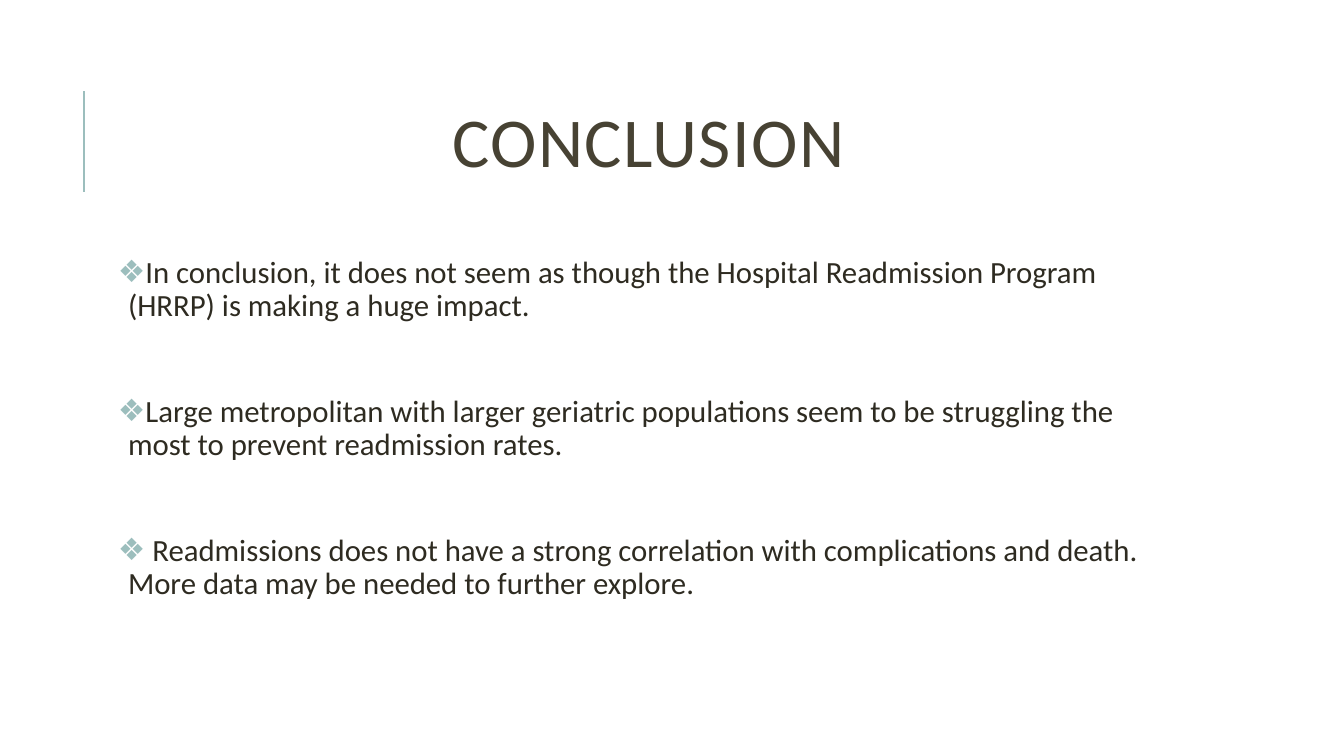
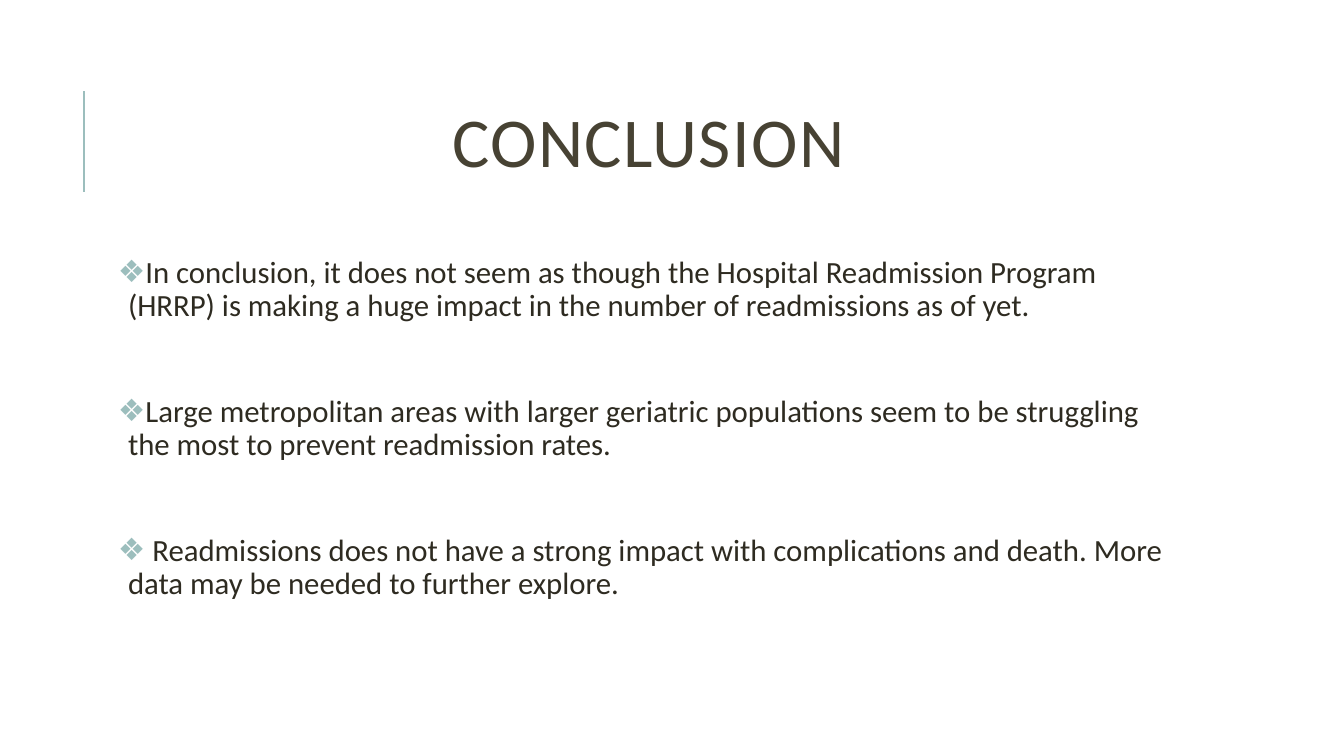
Before and after one commit to ckinzer05/healthcare-Readmission-nss-capstone-2019, a slide deck: slide 6 of Healthcare Medicare Quality Analysis.pptx (slide 9 before the commit). Drawn at 1344x756 pixels with LibreOffice and Linux fonts; fonts in the diff are those of the drawing. Boxes give left, top, right and bottom in pixels: in the first picture for what was removed or moved away, otherwise in the second. Text is boxed around its words. In the diff, an @@ line names an element or a change of style, - is before the commit and + after.

```diff
--- a/Healthcare Medicare Quality Analysis.pptx
+++ b/Healthcare Medicare Quality Analysis.pptx
@@ text at [128, 261, 1162, 599]: text changed @@
-❖ In conclusion, it does not seem as though the Hospital Readmission Program (HRRP) is making a huge impact.
-❖ Large metropolitan with larger geriatric populations seem to be struggling the most to prevent readmission rates.
-❖ Readmissions does not have a strong correlation with complications and death. More data may be needed to further explore.
+❖ In conclusion, it does not seem as though the Hospital Readmission Program (HRRP) is making a huge impact in the number of readmissions as of yet.
+❖ Large metropolitan areas with larger geriatric populations seem to be struggling the most to prevent readmission rates.
+❖ Readmissions does not have a strong impact with complications and death. More data may be needed to further explore.
```
Also in this commit, not shown: 4 other slides changed, 1 slide added, 5 slides removed, 2 other files.
